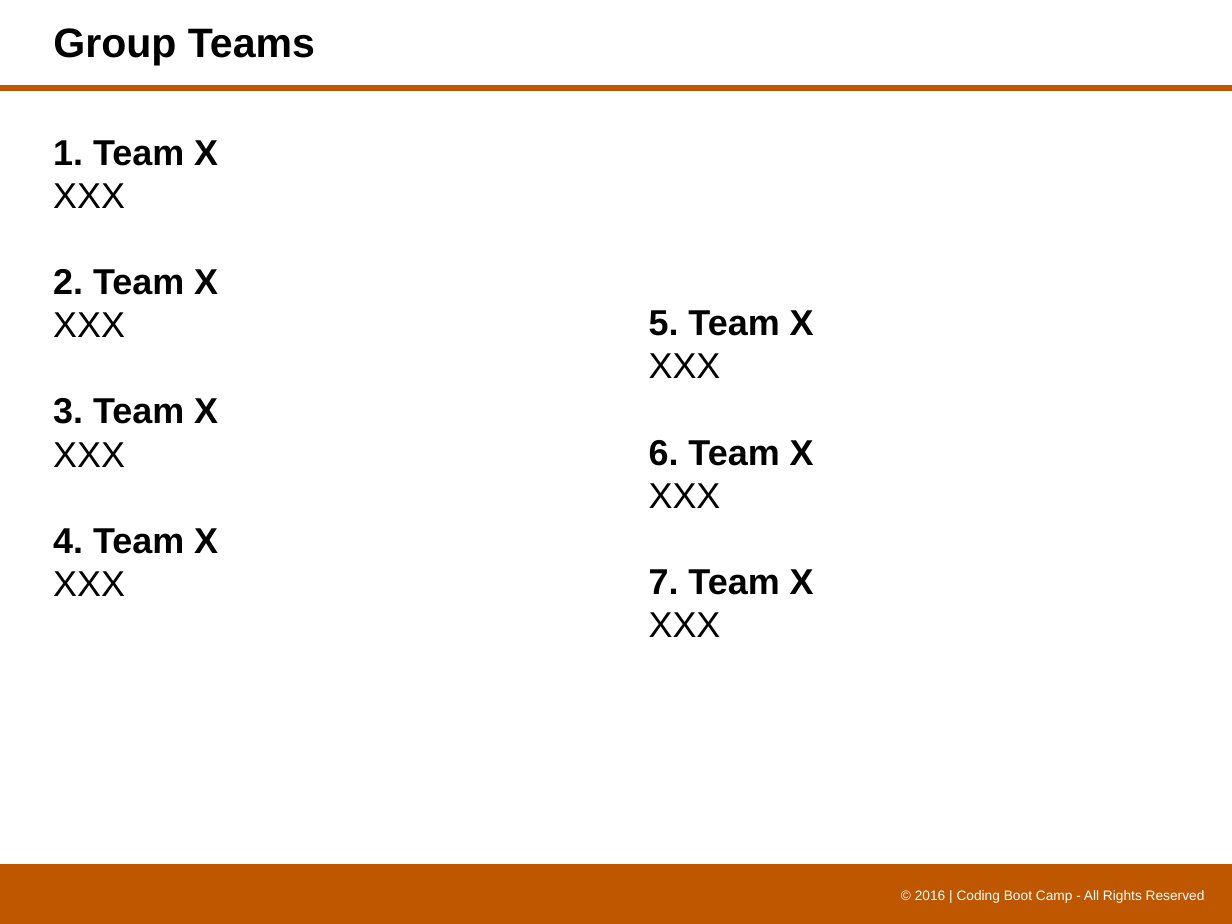
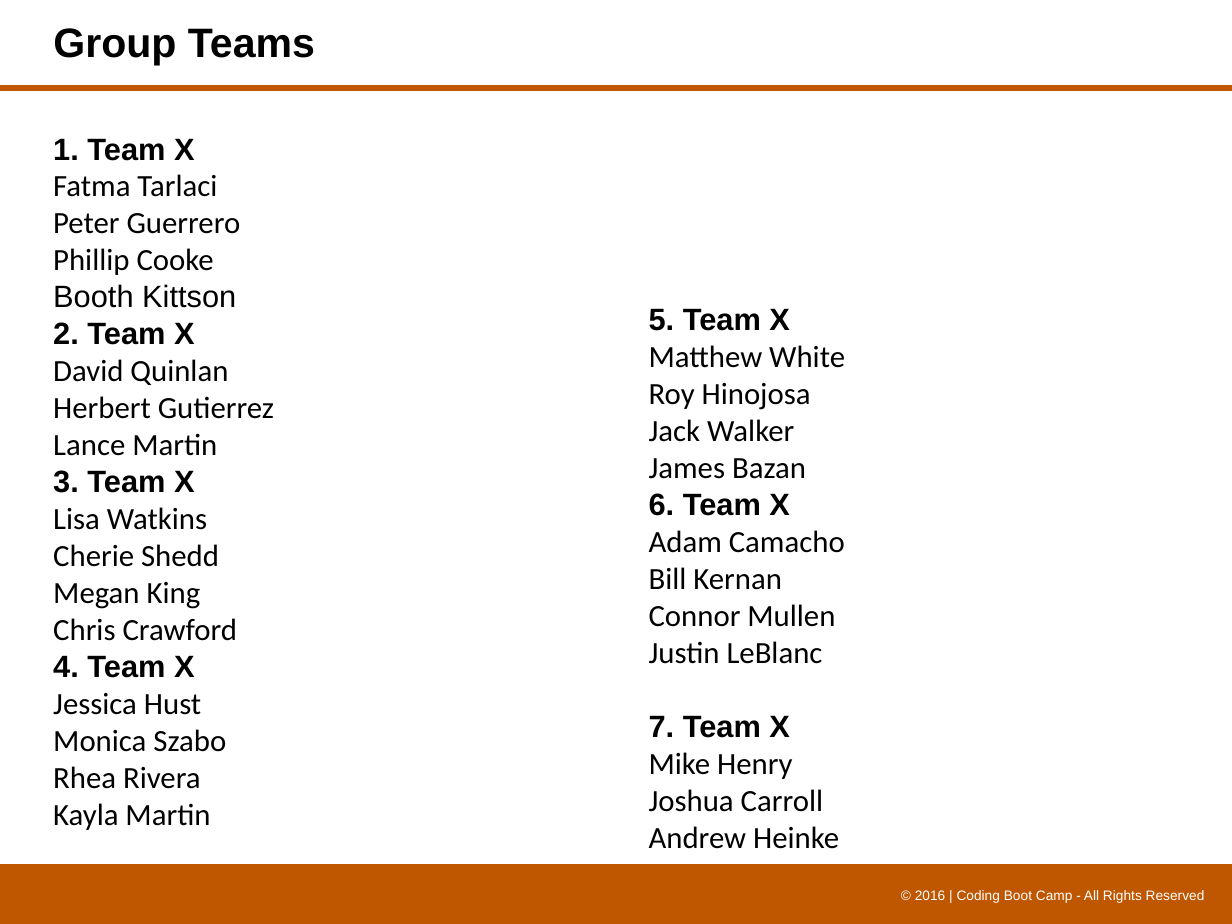
Before and after one commit to threecs/camp, a slide deck: slide 9 of class-content/16-testing/1-Class-Content/16.1/UT-DataProject.pptx. Drawn at 1232x924 pixels with LibreOffice and Linux fonts; fonts in the diff are those of the drawing; background and template pictures are left out. Boxes give left, top, right and bottom in pixels: in the first picture for what was removed or moved away, otherwise in the second. Text is boxed around its words. In the diff, an @@ line names an element or a change of style, - is before the commit and + after.

```diff
--- a/class-content/16-testing/1-Class-Content/16.1/UT-DataProject.pptx
+++ b/class-content/16-testing/1-Class-Content/16.1/UT-DataProject.pptx
@@ text at (x1=53, y1=138, x2=195, y2=678): size 21 to 18 pt in "1. Team X", "2. Team X", "3. Team X", "4. Team X" @@
@@ text at (x1=53, y1=174, x2=241, y2=308): text changed; size 21 to 18 pt; font Arial to Calibri @@
-XXX
+Fatma Tarlaci
+Peter Guerrero
+Phillip Cooke
+Booth Kittson
@@ text at (x1=649, y1=308, x2=790, y2=738): size 21 to 18 pt in "5. Team X", "6. Team X", "7. Team X" @@
@@ text at (x1=53, y1=359, x2=274, y2=456): text changed; size 21 to 18 pt; font Arial to Calibri @@
-XXX
+David Quinlan
+Herbert Gutierrez
+Lance Martin
@@ text at (x1=649, y1=345, x2=845, y2=479): text changed; size 21 to 18 pt; font Arial to Calibri @@
-XXX
+Matthew White
+Roy Hinojosa
+Jack Walker
+James Bazan
@@ text at (x1=53, y1=507, x2=238, y2=641): text changed; size 21 to 18 pt; font Arial to Calibri @@
-XXX
+Lisa Watkins
+Cherie Shedd
+Megan King
+Chris Crawford
@@ text at (x1=649, y1=530, x2=845, y2=664): text changed; size 21 to 18 pt; font Arial to Calibri @@
-XXX
+Adam Camacho
+Bill Kernan
+Connor Mullen
+Justin LeBlanc
@@ text at (x1=53, y1=693, x2=226, y2=830): text changed; size 21 to 18 pt; font Arial to Calibri @@
-XXX
+Jessica Hust
+Monica Szabo
+Rhea Rivera
+Kayla Martin
@@ text at (x1=649, y1=752, x2=839, y2=849): text changed; size 21 to 18 pt; font Arial to Calibri @@
-XXX
+Mike Henry
+Joshua Carroll
+Andrew Heinke
```
Also in this commit, not shown: 1 other slide changed, 47 other files.
